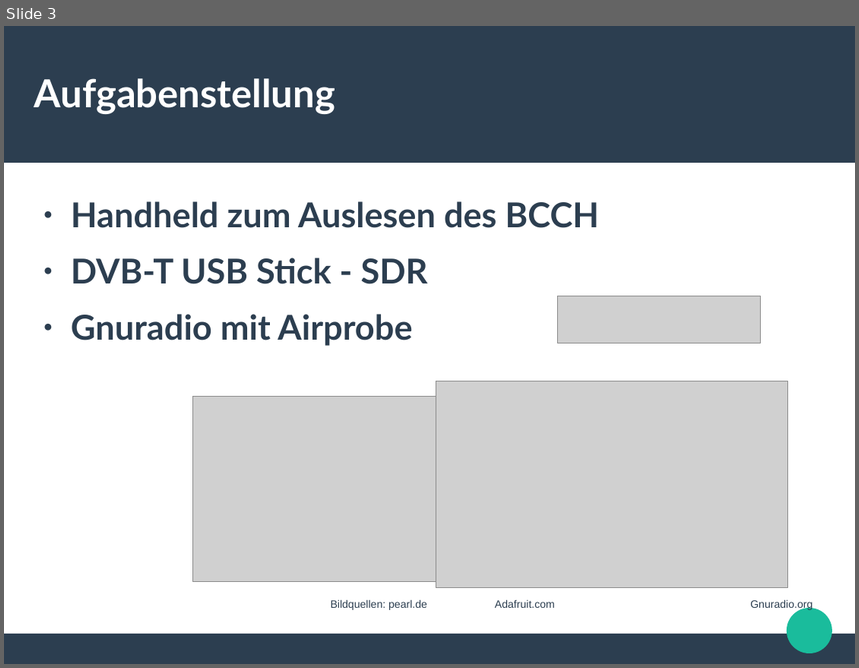
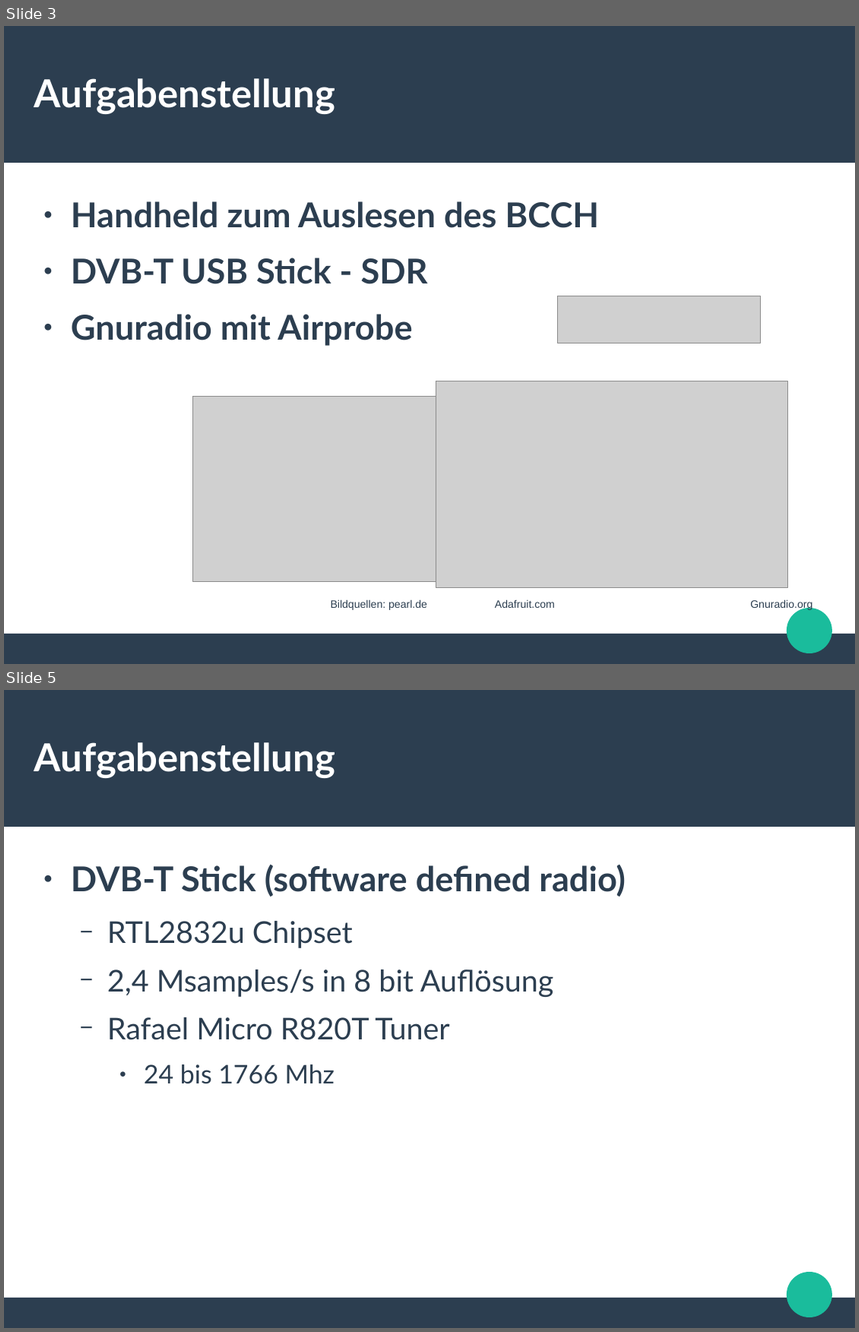
Before and after one commit to ookk2011/GrGsm-Gui, a slide deck: Präsentation_Projektarbeit.odp. Shown one above the other, each under a label of ours: slide 3 before the commit, slides 3 and 5 after it; the slides between them are not shown. The pictures are 859x668 and 859x1332 pixels, drawn with LibreOffice and Linux fonts; fonts in the diff are those of the drawing; grey boxes stand for pictures. Boxes give left, top, right and bottom in pixels: in the first picture for what was removed or moved away, otherwise in the second. Text is boxed around its words. In the diff, an @@ line names an element or a change of style, - is before the commit and + after.

```diff
--- a/Präsentation_Projektarbeit.odp
+++ b/Präsentation_Projektarbeit.odp
@@ slide 5 added at <box>4,690,855,1328</box>, background #FFFFFF; not listed: 3 template elements that a slide beside it also shows @@
@@ title added at <box>34,742,335,778</box>, 36 pt, text #FFFFFF, bold @@
+Aufgabenstellung
@@ text added at <box>71,864,626,1084</box>, 28 pt, text #2C3E50 @@
+● DVB-T Stick (software defined radio)
+  − RTL2832u Chipset
+  − 2,4 Msamples/s in 8 bit Auflösung
+  − Rafael Micro R820T Tuner
+    ● 24 bis 1766 Mhz
```
Also in this commit, not shown: 1 slide changed, 1 other slide added.
